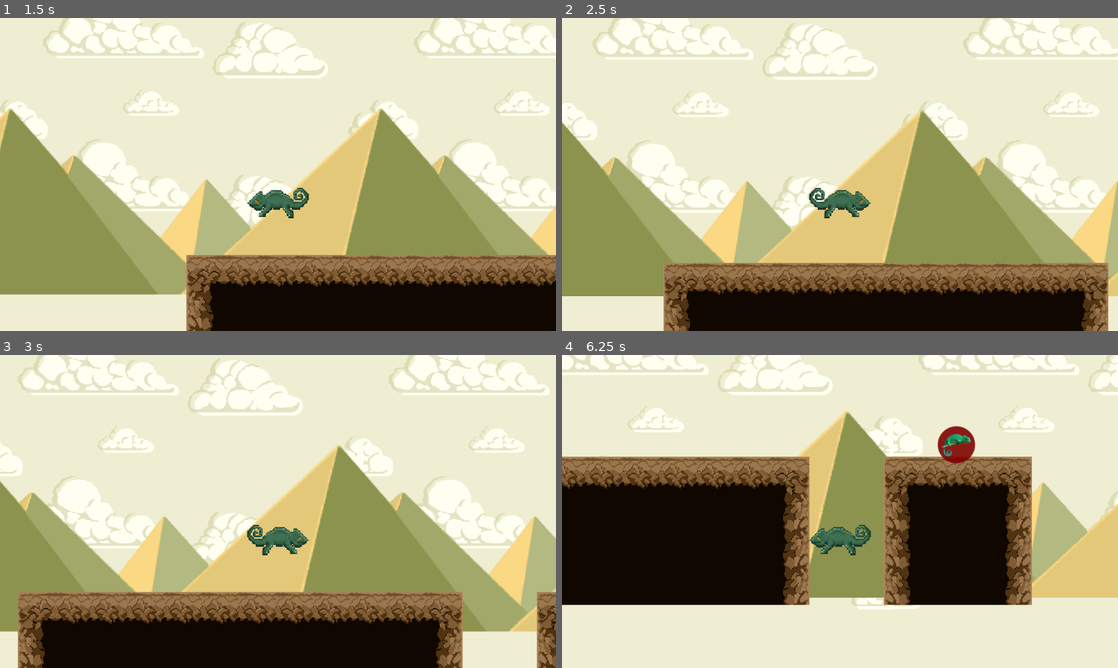
Above: before the commit, frames 1-4 (two rows, left to right).
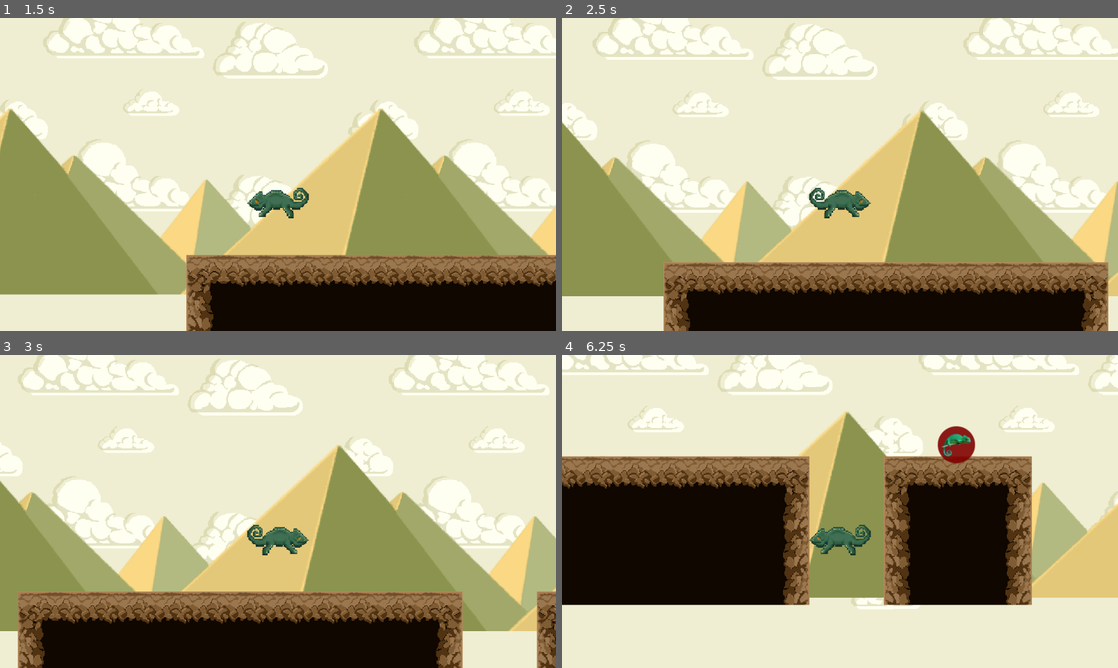
Above: after the commit, the same moments.

Repository: Jacalz/super-chameleon
Game: Godot game, scene res://TitleScreen/TitleScreen.tscn
Two runs of this game, one before a commit and one after it. Both use one fixed random seed, a clock stepped at 60 frames per second and the inputs below.
Inputs:
- Up to frame 1 (1.5 s): click "New game" at 0.5 s; click "Play desert level" at 1.25 s
- Up to frame 2 (2.5 s): tap Enter at 2 s; hold Right (ui_right) from 2.03 s (still down); tap Up (ui_up) at 2.27 s
- Up to frame 3 (3 s): keep holding Right (ui_right)
- Up to frame 4 (6.25 s): tap Up (ui_up) at 3.02, 4.52, 5.27, 6.02 s; release Right (ui_right) at 3.53 s; hold Left (ui_left) 3.53-4.28 s; hold Right (ui_right) 4.28-5.78 s; hold Left (ui_left) from 5.78 s (still down)

Frame 1 is identical in both runs. In frame 2, 0.6% of the frame differs, in the area x 18-99%, y 78-88%; in frame 3, 0.8%; in frame 4, 0.9%, in the area x 0-85%, y 32-77%.

Commit message:
Improve, optimize and cleanup evolve code

Diff:
--- a/Enteties/Chameleon/Chameleon.tscn
+++ b/Enteties/Chameleon/Chameleon.tscn
@@ -6,7 +6,7 @@
 [ext_resource path="res://Enteties/Chameleon/Sprites/Regular/chameleon-walk-1.png" type="Texture" id=4]
 [ext_resource path="res://Enteties/Chameleon/chameleon.gd" type="Script" id=5]
 [ext_resource path="res://Enteties/Chameleon/Sprites/Evolved/chameleon-evolved-walk-2.png" type="Texture" id=6]
-[ext_resource path="res://Enteties/Chameleon/mouth.gd" type="Script" id=7]
+[ext_resource path="res://Enteties/Chameleon/evolve.gd" type="Script" id=7]
 [ext_resource path="res://Enteties/Chameleon/Sprites/Evolved/chameleon-evolved-walk-1.png" type="Texture" id=8]
 [ext_resource path="res://Enteties/Chameleon/Sprites/Evolved/chameleon-evolved-walk-3.png" type="Texture" id=9]
 [ext_resource path="res://Enteties/Chameleon/Sprites/Regular/chameleon-jump-1.png" type="Texture" id=10]
@@ -19,35 +19,35 @@
 "name": "Idle_evolved",
 "speed": 5.0
 }, {
-"frames": [ ExtResource( 4 ) ],
-"loop": false,
-"name": "Idle",
-"speed": 1.0
-}, {
 "frames": [ ExtResource( 11 ) ],
 "loop": false,
 "name": "Jump_evolved",
 "speed": 1.0
 }, {
-"frames": [ ExtResource( 8 ), ExtResource( 6 ), ExtResource( 9 ) ],
-"loop": true,
-"name": "Walk_evolved",
-"speed": 6.0
+"frames": [ ExtResource( 10 ) ],
+"loop": false,
+"name": "Jump",
+"speed": 1.0
+}, {
+"frames": [ ExtResource( 4 ) ],
+"loop": false,
+"name": "Idle",
+"speed": 1.0
 }, {
 "frames": [ ExtResource( 4 ), ExtResource( 2 ), ExtResource( 3 ) ],
 "loop": true,
 "name": "Walk",
 "speed": 6.0
 }, {
-"frames": [ ExtResource( 10 ) ],
-"loop": false,
-"name": "Jump",
-"speed": 1.0
+"frames": [ ExtResource( 8 ), ExtResource( 6 ), ExtResource( 9 ) ],
+"loop": true,
+"name": "Walk_evolved",
+"speed": 6.0
 } ]
 
 [sub_resource type="CapsuleShape2D" id=2]
-radius = 30.146
-height = 44.7859
+radius = 30.0
+height = 45.0
 
 [sub_resource type="Animation" id=3]
 resource_name = "Transparent"
@@ -64,10 +64,6 @@
 "update": 0,
 "values": [ Color( 1, 1, 1, 1 ), Color( 1, 1, 1, 1 ), Color( 1, 1, 1, 0.392157 ) ]
 }
-
-[sub_resource type="CapsuleShape2D" id=4]
-radius = 25.0
-height = 30.0
 
 [node name="Chameleon" type="KinematicBody2D"]
 script = ExtResource( 5 )
@@ -93,17 +89,12 @@
 current = true
 zoom = Vector2( 0.75, 0.75 )
 
-[node name="Mouth" type="Area2D" parent="."]
-position = Vector2( -40, 0 )
+[node name="Evolve" type="Node2D" parent="."]
 script = ExtResource( 7 )
-__meta__ = {
-"_edit_lock_": true
-}
 
-[node name="CollisionShape2D" type="CollisionShape2D" parent="Mouth"]
-rotation = 1.5708
-shape = SubResource( 4 )
-
-[node name="Timer" type="Timer" parent="Mouth"]
+[node name="Timer" type="Timer" parent="Evolve"]
 wait_time = 30.0
 one_shot = true
+[connection signal="timeout" from="Camouflage/Timer" to="Camouflage" method="_on_Timer_timeout"]
+[connection signal="on_evolving" from="Evolve" to="." method="_on_evolving"]
+[connection signal="timeout" from="Evolve/Timer" to="." method="_on_Evolve_timeout"]
--- a/Enteties/Chameleon/camouflage.gd
+++ b/Enteties/Chameleon/camouflage.gd
@@ -5,7 +5,7 @@
 
 onready var timer = $Timer
 
-func on_timeout():
+func _on_Timer_timeout():
 	if !camouflaged:
 		play("Transparent")
 		camouflaged = true
@@ -20,6 +20,3 @@
 func enable():
 	if timer.is_stopped():
 		timer.start()
-
-func _ready():
-	timer.connect("timeout", self, "on_timeout")
--- a/Enteties/Chameleon/chameleon.gd
+++ b/Enteties/Chameleon/chameleon.gd
@@ -3,7 +3,8 @@
 # Onready variables for our nodes
 onready var sprite = $AnimatedSprite
 onready var camo = $Camouflage
-onready var evolve = $Mouth
+onready var evolve = $Evolve
+onready var shape = $CollisionShape2D.shape
 
 # Defines the up direction in the world.
 const UP = Vector2(0, -1)
@@ -17,13 +18,23 @@
 # Velocity of our wonderful chameleon
 var velocity = Vector2()
 
+var evolve_anim = ""
+
+func _on_Evolve_timeout():
+	shape.height = 45
+	evolve_anim = ""
+
+func _on_evolving():
+	shape.height = 70
+	evolve_anim = "_evolved"
+
 func horizontal_move(direction: int):
 	if direction == 1:
 		sprite.flip_h = true
 	else:
 		sprite.flip_h = false
 
-	sprite.play("Walk" + evolve.anim)
+	sprite.play("Walk" + evolve_anim)
 
 	camo.disable()
 
@@ -45,7 +56,7 @@
 		velocity.x = lerp(velocity.x, HORIZONTAL_SPEED * direction, 0.2)
 		horizontal_move(direction)
 	else:
-		sprite.play("Idle" + evolve.anim)
+		sprite.play("Idle" + evolve_anim)
 		camo.enable()
 		grndfriction = true
 
@@ -53,7 +64,7 @@
 		if grndfriction:
 			velocity.x = lerp(velocity.x, 0, 0.3)
 	else:
-		sprite.play("Jump" + evolve.anim)
+		sprite.play("Jump" + evolve_anim)
 
 		if !grndfriction:
 			velocity.x = lerp(velocity.x, 0, 0.1)
--- /dev/null
+++ b/Enteties/Chameleon/evolve.gd
@@ -0,0 +1,10 @@
+extends Node2D
+
+onready var evolveberry = get_tree().get_root().find_node("EvolveBerry", true, false).connect("on_eaten", self, "evolve")
+onready var timer = $Timer
+
+signal on_evolving
+
+func evolve():
+	emit_signal("on_evolving")
+	timer.start()
--- a/Enteties/Chameleon/mouth.gd
+++ /dev/null
@@ -1,19 +0,0 @@
-extends Area2D
-
-export(String) var anim = ""
-
-onready var timer = $Timer
-
-func on_timeout():
-	anim = ""
-
-func _ready():
-	timer.connect("timeout", self, "on_timeout")
-
-func _process(delta):
-	var areas = get_overlapping_areas()
-	for area in areas:
-		if area.name == "EvolveBerry":
-			anim = "_evolved"
-			timer.start()
-			break
--- /dev/null
+++ b/Enteties/EvolveBerry/EvolveBerry.gd
@@ -0,0 +1,10 @@
+extends Area2D
+
+signal on_eaten
+var hidden = false
+
+func _on_EvolveBerry_body_entered(body):
+	if body.name == "Chameleon" && !hidden:
+		emit_signal("on_eaten")
+		hidden = true
+		hide()
--- a/Enteties/EvolveBerry/EvolveBerry.tscn
+++ b/Enteties/EvolveBerry/EvolveBerry.tscn
@@ -1,14 +1,19 @@
-[gd_scene load_steps=3 format=2]
+[gd_scene load_steps=4 format=2]
 
 [ext_resource path="res://temp-icon.png" type="Texture" id=1]
+[ext_resource path="res://Enteties/EvolveBerry/EvolveBerry.gd" type="Script" id=2]
 
-[sub_resource type="CircleShape2D" id=1]
+[sub_resource type="CapsuleShape2D" id=1]
 radius = 35.0
+height = 40.0
 
 [node name="EvolveBerry" type="Area2D"]
+script = ExtResource( 2 )
 
 [node name="Sprite" type="Sprite" parent="."]
 texture = ExtResource( 1 )
 
 [node name="CollisionShape2D" type="CollisionShape2D" parent="."]
+rotation = 1.5708
 shape = SubResource( 1 )
+[connection signal="body_entered" from="." to="." method="_on_EvolveBerry_body_entered"]
--- a/Levels/Desert/Desert1.tscn
+++ b/Levels/Desert/Desert1.tscn
@@ -11,6 +11,12 @@
 [ext_resource path="res://Enteties/EvolveBerry/EvolveBerry.tscn" type="PackedScene" id=9]
 [ext_resource path="res://Levels/Desert/Background/desert-pyramids.png" type="Texture" id=10]
 
+[sub_resource type="ConvexPolygonShape2D" id=1]
+points = PoolVector2Array( 64, 64, 0, 64, 0, 0, 64, 0 )
+
+[sub_resource type="ConvexPolygonShape2D" id=2]
+points = PoolVector2Array( 64, 64, 0, 64, 0, 0, 64, 0 )
+
 [sub_resource type="ConvexPolygonShape2D" id=3]
 points = PoolVector2Array( 64, 64, 0, 64, 0, 0, 64, 0 )
 
@@ -20,13 +26,7 @@
 [sub_resource type="ConvexPolygonShape2D" id=5]
 points = PoolVector2Array( 64, 64, 0, 64, 0, 0, 64, 0 )
 
-[sub_resource type="ConvexPolygonShape2D" id=6]
-points = PoolVector2Array( 64, 64, 0, 64, 0, 0, 64, 0 )
-
-[sub_resource type="ConvexPolygonShape2D" id=7]
-points = PoolVector2Array( 64, 64, 0, 64, 0, 0, 64, 0 )
-
-[sub_resource type="TileSet" id=2]
+[sub_resource type="TileSet" id=6]
 0/name = "sandblock-corner-left.png 0"
 0/texture = ExtResource( 4 )
 0/tex_offset = Vector2( 0, 0 )
Not shown: 1 places in Enteties/Chameleon/Chameleon.tscn that only renumber resources
Not shown: 6 places in Levels/Desert/Desert1.tscn that only renumber resources
